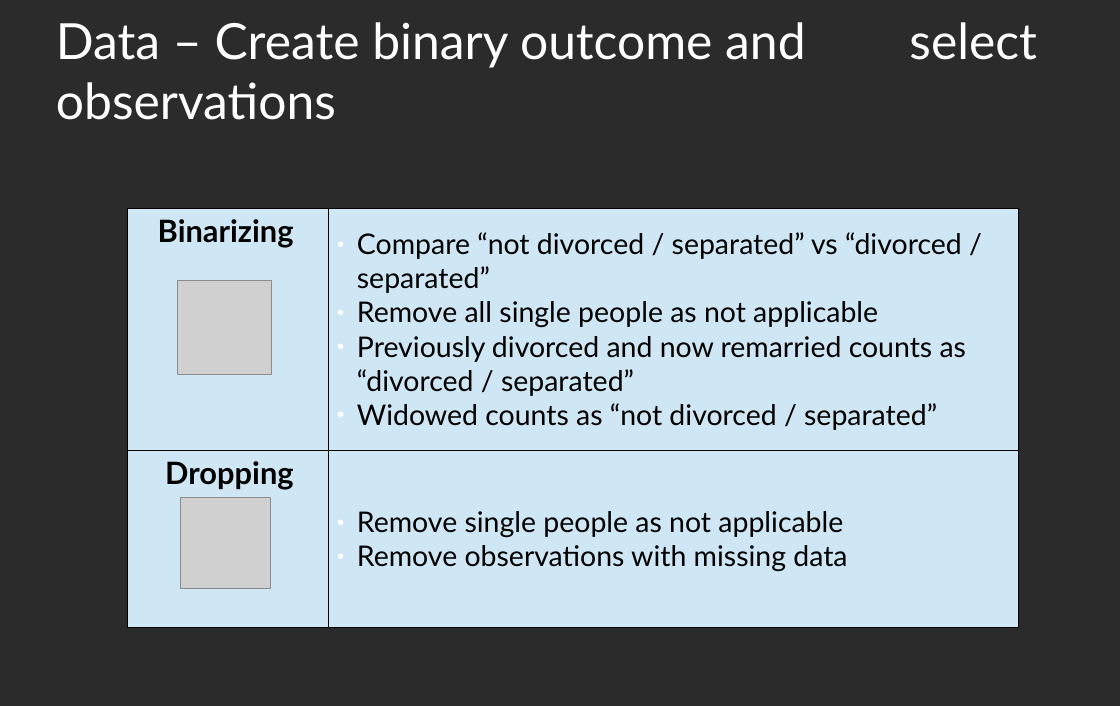
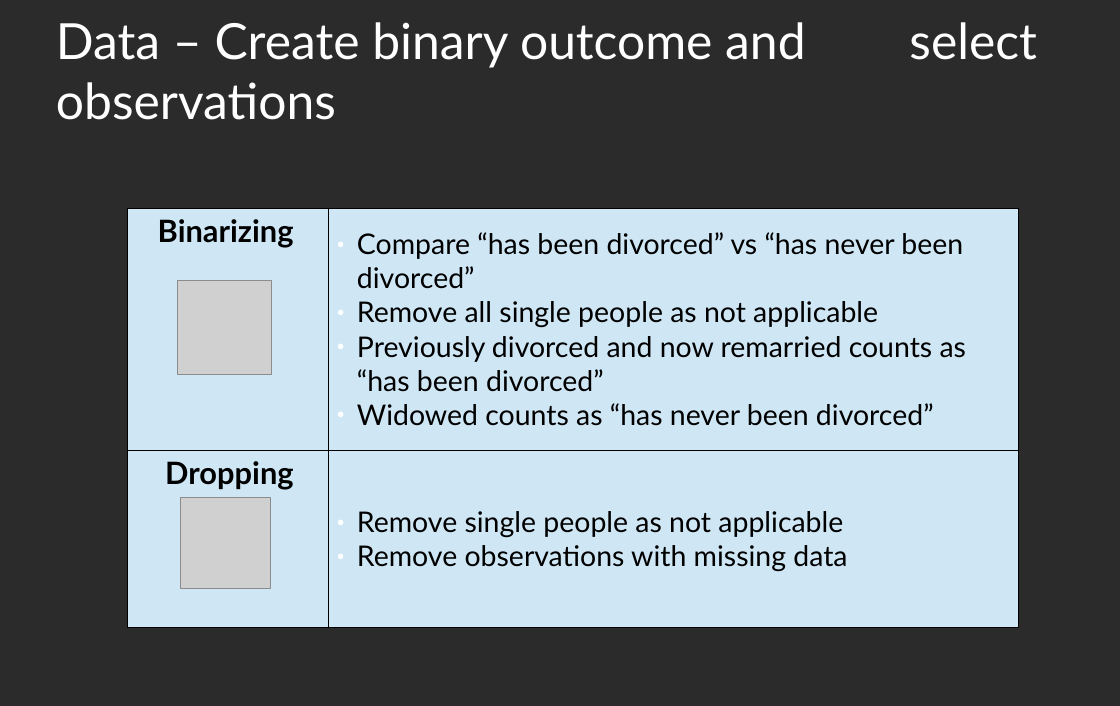
Before and after one commit to SmellsLikeCake/predicting-divorce, a slide deck: slide 7 of Predicting-Divorce.odp. Drawn at 1120x706 pixels with LibreOffice and Linux fonts; fonts in the diff are those of the drawing; grey boxes stand for pictures; background and template pictures are left out; a plain dark background stands for a picture behind light text. Boxes give left, top, right and bottom in pixels: in the first picture for what was removed or moved away, otherwise in the second. Text is boxed around its words. In the diff, an @@ line names an element or a change of style, - is before the commit and + after.

Commit message:
Final presentation

```diff
--- a/Predicting-Divorce.odp
+++ b/Predicting-Divorce.odp
@@ table at [127, 208, 1019, 611] @@
-row 1, column 2: Compare “not divorced / separated” vs “divorced / separated” / Remove all single people as not applicable / Previously divorced and now remarried counts as “divorced / separated” / Widowed counts as “not divorced / separated”
+row 1, column 2: Compare “has been divorced” vs “has never been divorced” / Remove all single people as not applicable / Previously divorced and now remarried counts as “has been divorced” / Widowed counts as “has never been divorced”
```
Also in this commit, not shown: 1 other file.
